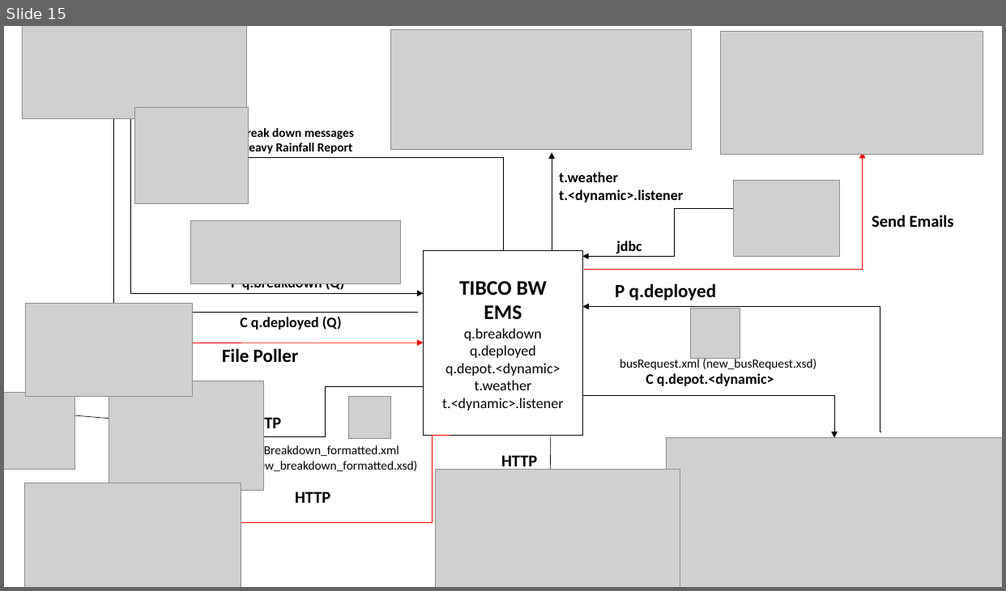
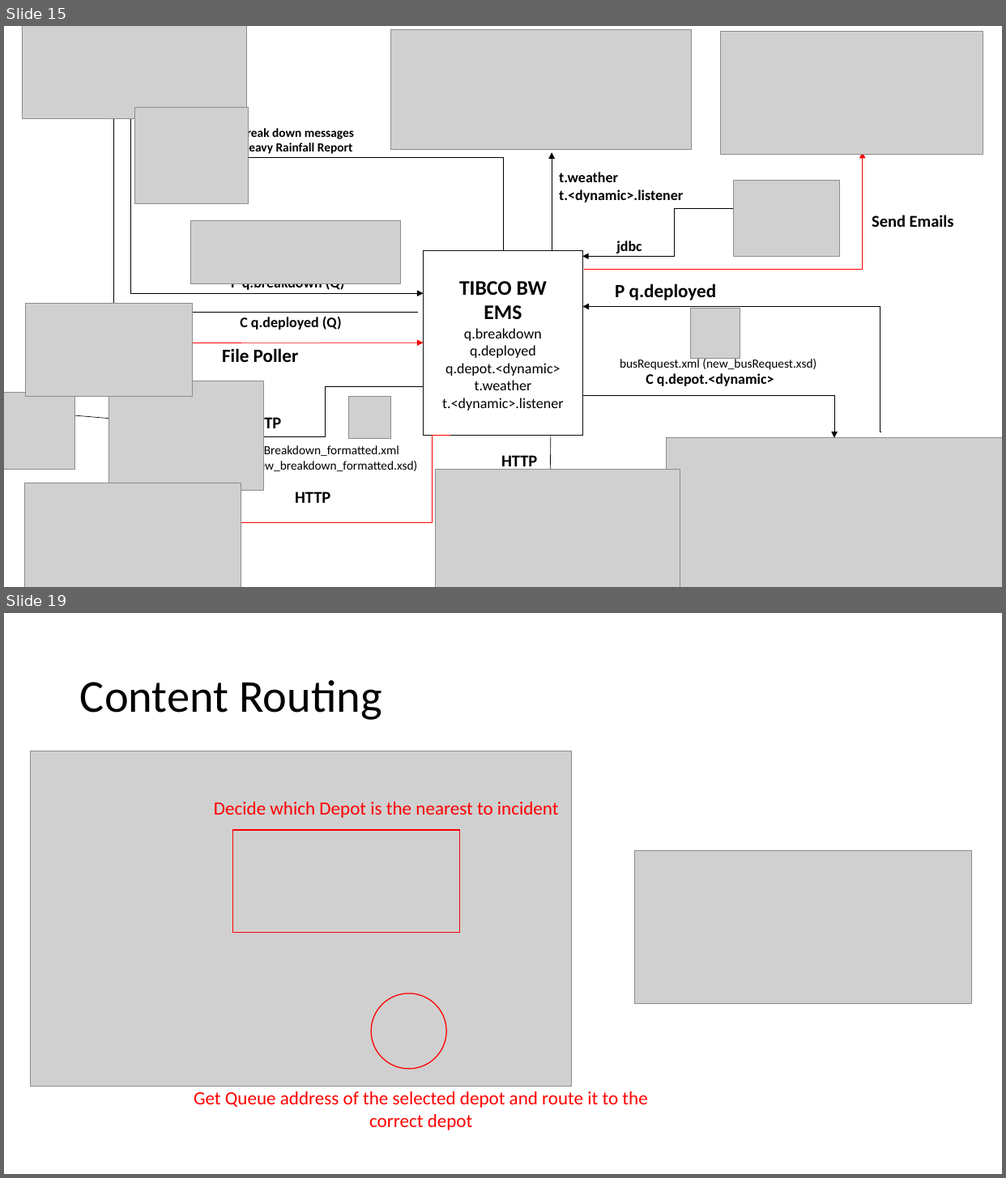
Before and after one commit to eugene-choy-2016/EI_Project, a slide deck: Documentations/EI Presentation.pptx. Shown one above the other, each under a label of ours: slide 15 before the commit, slides 15 and 19 after it; the slides between them are not shown. The pictures are 1006x591 and 1006x1178 pixels, drawn with LibreOffice and Linux fonts; fonts in the diff are those of the drawing; grey boxes stand for pictures. Boxes give left, top, right and bottom in pixels: in the first picture for what was removed or moved away, otherwise in the second. Text is boxed around its words. In the diff, an @@ line names an element or a change of style, - is before the commit and + after.

```diff
--- a/Documentations/EI Presentation.pptx
+++ b/Documentations/EI Presentation.pptx
@@ slide 19 added at (4, 613, 1002, 1174), background #FFFFFF @@
@@ title added at (80, 680, 382, 720), 44 pt, text #000000 @@
+Content Routing
@@ picture added at (31, 752, 572, 1087) @@
@@ text added at (214, 802, 559, 818), 18 pt, text #FF0000 @@
+Decide which Depot is the nearest to incident
@@ rectangle added at (233, 830, 460, 933), outline #FF0000 1 pt @@
@@ picture added at (635, 850, 972, 1003) @@
@@ ellipse added at (371, 994, 446, 1070), outline #FF0000 1 pt @@
@@ text added at (194, 1092, 647, 1131), 18 pt, text #FF0000 @@
+Get Queue address of the selected depot and route it to the
+correct depot
```
Also in this commit, not shown: 1 slide changed, 3 other slides added, 2 slides removed, 4 other files.
